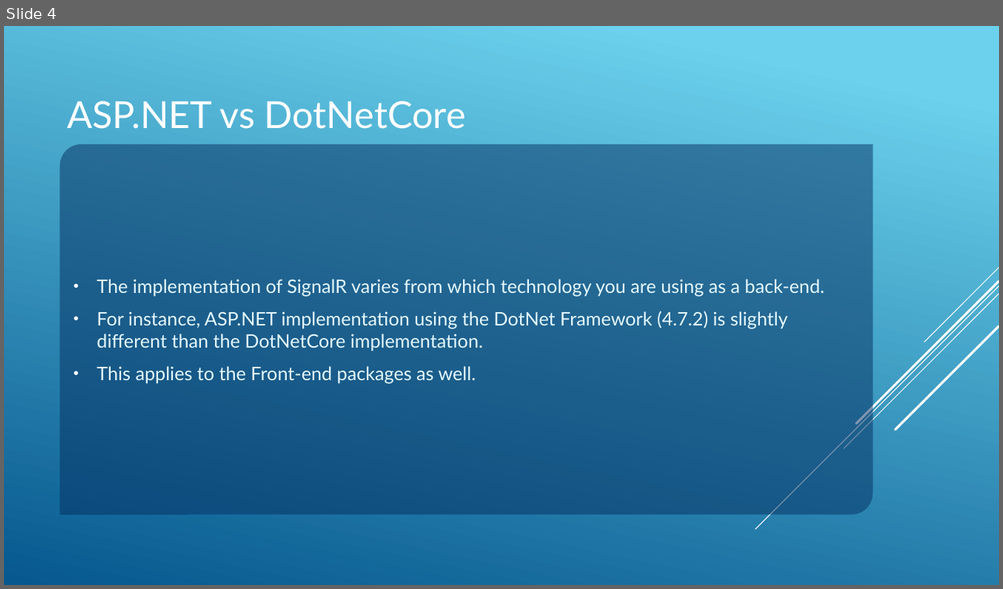
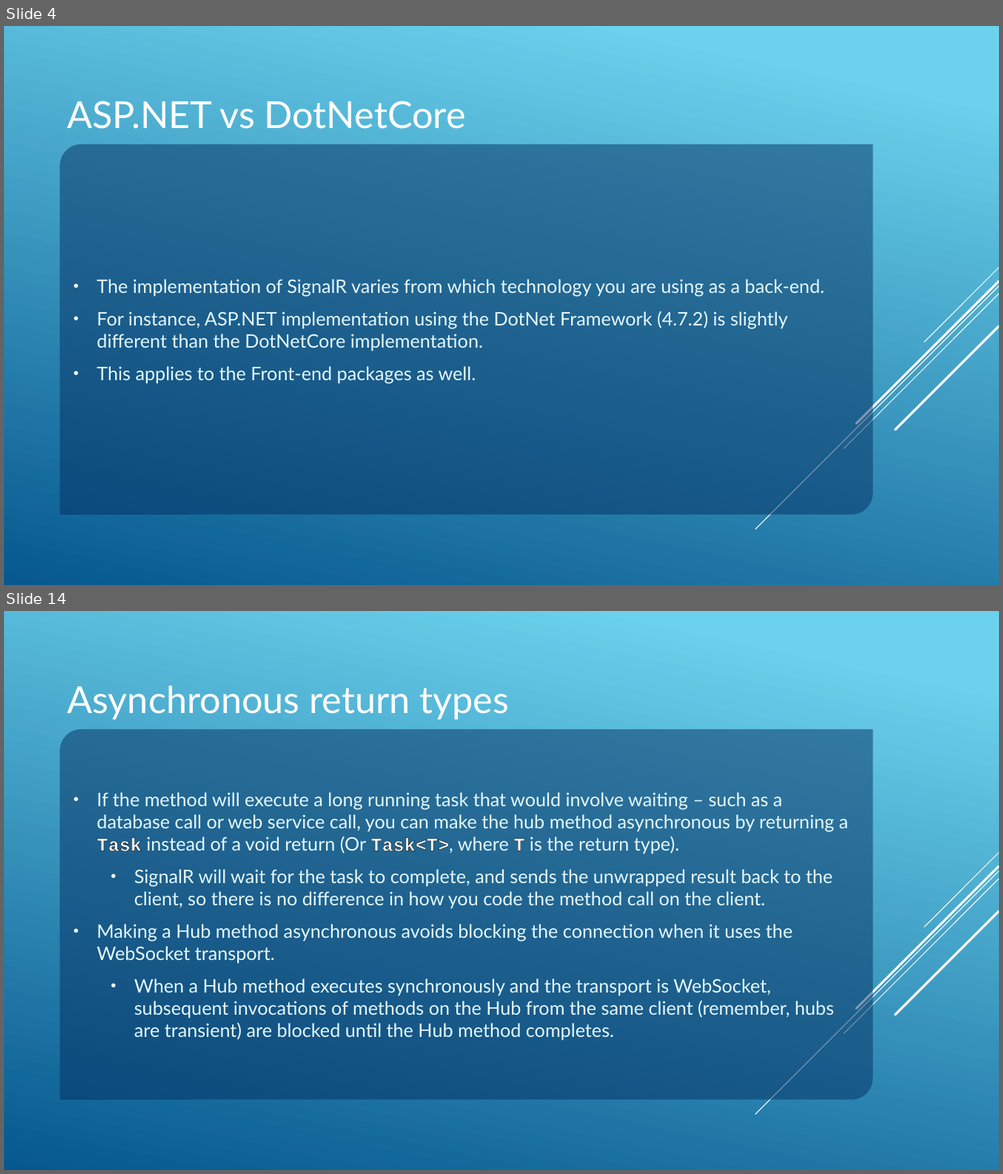
Before and after one commit to JAspeling/SignalR, a slide deck: SignalR.pptx. Shown one above the other, each under a label of ours: slide 4 before the commit, slides 4 and 14 after it; the slides between them are not shown. The pictures are 1003x589 and 1003x1174 pixels, drawn with LibreOffice and Linux fonts; fonts in the diff are those of the drawing. Boxes give left, top, right and bottom in pixels: in the first picture for what was removed or moved away, otherwise in the second. Text is boxed around its words. In the diff, an @@ line names an element or a change of style, - is before the commit and + after.

Commit message:
Continued signalR implementation + presentation WIP: Fix DI

```diff
--- a/SignalR.pptx
+++ b/SignalR.pptx
@@ slide 14 added at [4, 611, 999, 1170], background gradient #6ED2EB to #06588E; not listed: 5 template elements that a slide beside it also shows @@
@@ title added at [68, 686, 509, 720], 36 pt, text #FFFFFF @@
+Asynchronous return types
@@ text added at [60, 729, 873, 1100], fill #052F61 at 50% opacity, 18 pt, text #E4F8FD @@
+• If the method will execute a long running task that would involve waiting – such as a database call or web service call, you can make the hub method asynchronous by returning a Task instead of a void return (Or Task<T>, where T is the return type).
+  • SignalR will wait for the task to complete, and sends the unwrapped result back to the client, so there is no difference in how you code the method call on the client.
+• Making a Hub method asynchronous avoids blocking the connection when it uses the WebSocket transport.
+  • When a Hub method executes synchronously and the transport is WebSocket, subsequent invocations of methods on the Hub from the same client (remember, hubs are transient) are blocked until the Hub method completes.
```
Also in this commit, not shown: 7 slides changed, 22 other slides added, 2 slides removed, 12 other files.
